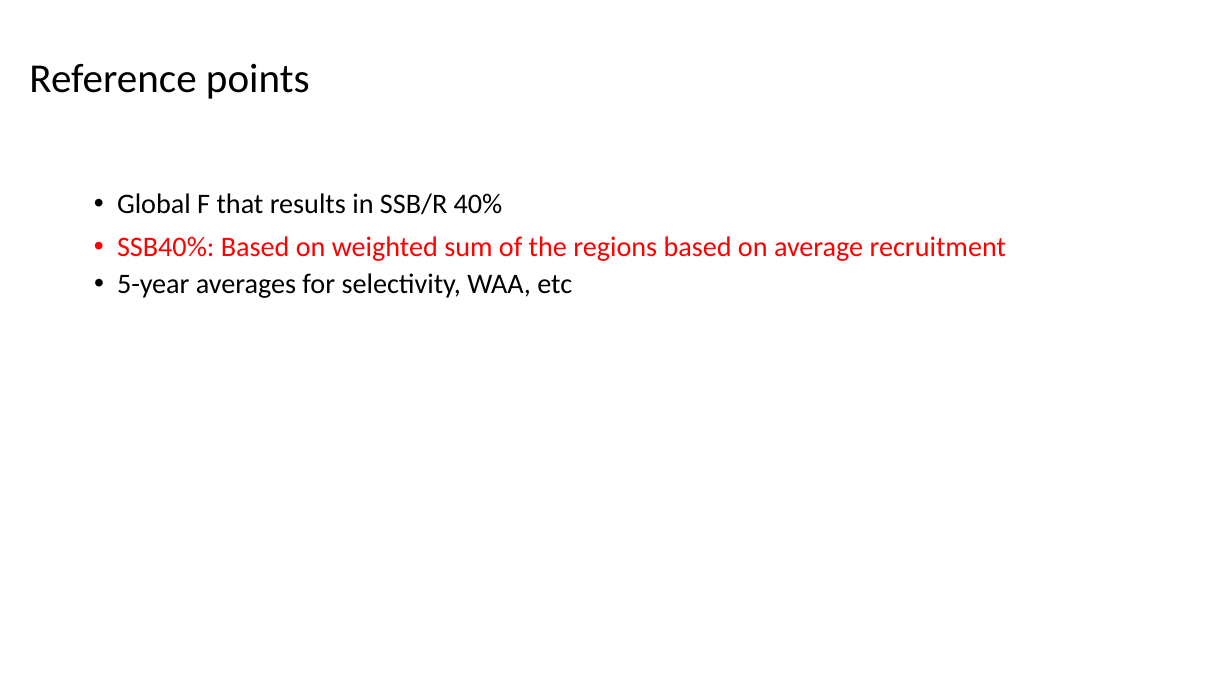
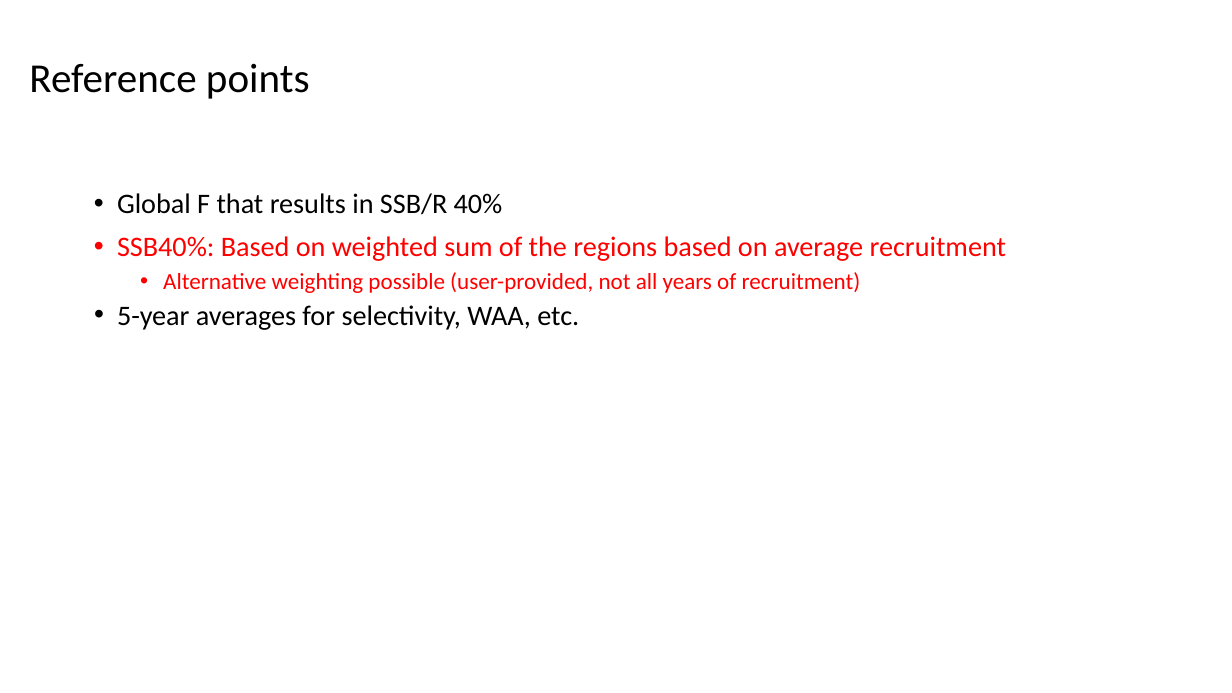
Before and after one commit to kcurti/BSB.2023.RT.Modeling, a slide deck: slide 6 of Presentations/WHAM_28Sept2023.pptx (slide 4 before the commit). Drawn at 1232x693 pixels with LibreOffice and Linux fonts; fonts in the diff are those of the drawing. Boxes give left, top, right and bottom in pixels: in the first picture for what was removed or moved away, otherwise in the second. Text is boxed around its words. In the diff, an @@ line names an element or a change of style, - is before the commit and + after.

```diff
--- a/Presentations/WHAM_28Sept2023.pptx
+++ b/Presentations/WHAM_28Sept2023.pptx
@@ text at (117,272,861,330): text changed; size 22 to 18 pt; text colour #000000 to #FF0000 @@
-  • 5-year averages for selectivity, WAA, etc
+  • Alternative weighting possible (user-provided, not all years of recruitment)
+  • 5-year averages for selectivity, WAA, etc.
```
Also in this commit, not shown: 3 other slides changed, 2 slides added.
